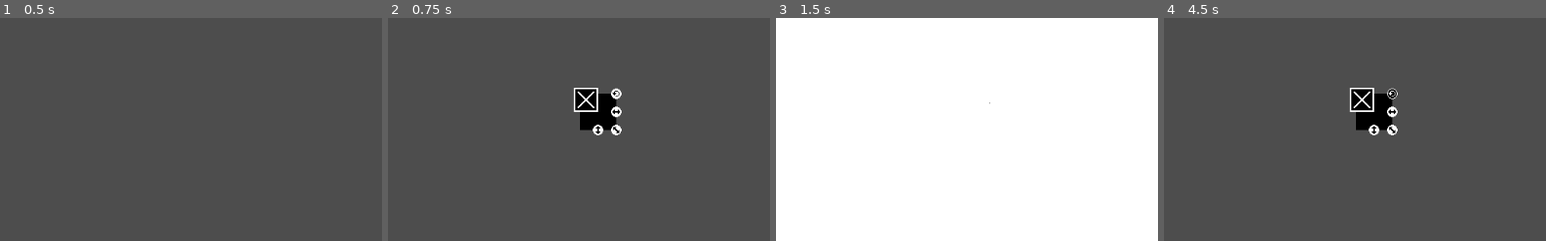
Above: before the commit, frames 1-4 (left to right).
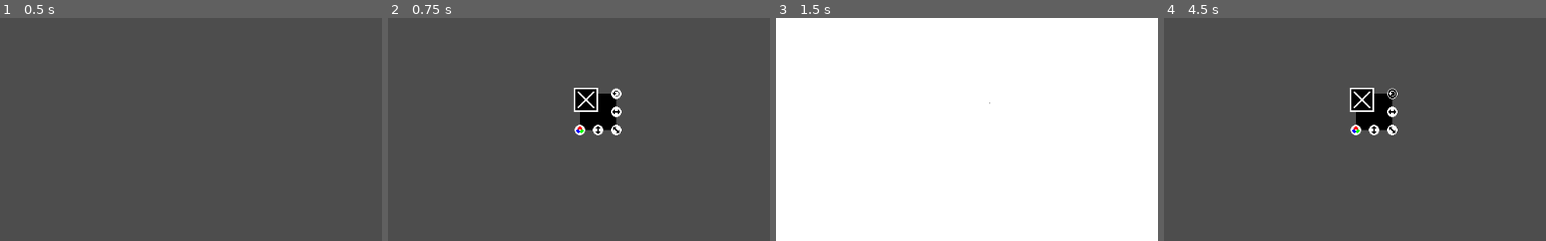
Above: after the commit, the same moments.

Repository: Anomasie/Fractals
Game: Godot game, scene res://scenes/GUI.tscn
Two runs of this game, one before a commit and one after it. Both use one fixed random seed, a clock stepped at 60 frames per second and the inputs below.
Inputs (mouse positions are % of the whole screen's width and height, from its top left):
- Up to frame 1 (0.5 s): no input
- Up to frame 2 (0.75 s): click "Hinzufügen" at 0.5 s
- Up to frame 3 (1.5 s): click "Ergebnis" at 1.25 s
- Up to frame 4 (4.5 s): click "Mehr Punkte" at 2 s; click "Zurück" at 2.75 s; click (54, 29) at 3.5 s; click (56, 25) at 4.25 s
The pictures show only the part of the screen within x 26-76%, y 8-58%; the shares and areas given below are measured in that part.

Frame 1 is identical in both runs. In frame 2, 0.1% of the frame differs, in the area x 48-52%, y 47-53%; in frame 3, nothing differs; in frame 4, 0.1%.

Commit message:
color interpolation

Diff:
--- a/scenes/Playground.gd
+++ b/scenes/Playground.gd
@@ -6,6 +6,7 @@
 	var Instance = Rect.instantiate()
 	Instance.position = pos - Vector2(64,64)/2
 	Instance.close_me.connect(close.bind(Instance))
+	Instance.color_me.connect(color.bind(Instance))
 	self.add_child(Instance)
 
 func close_all():
@@ -14,6 +15,9 @@
 
 func close(MyRect):
 	MyRect.queue_free()
+
+func color(MyRect):
+	get_parent().color(MyRect)
 
 func get_ifs(origin):
 	var ifs = IFS.new()
@@ -29,5 +33,6 @@
 			child.Rect.size.y / Global.LOUPE.y
 		)
 		contraction.rotation = child.rotation
+		contraction.color = child.Rect.self_modulate
 		ifs.systems.append(contraction)
 	return ifs
--- a/scenes/PlaygroundUI.gd
+++ b/scenes/PlaygroundUI.gd
@@ -3,6 +3,7 @@
 @onready var Playground = $Playground
 @onready var BlueTexture = $Center/Center/BlueTexture
 @onready var ColorBar = $Left/Lines/ColorBar
+@onready var ColorBarPicker = $Left/Lines/ColorBar/ColorPicker
 @onready var ColorBarReadyButton = $Left/Lines/ColorBar/ReadyButton
 
 var rot = randi_range(0,360-1)
@@ -35,6 +36,7 @@
 func color(MyRect):
 	editing_color = true
 	rect_editing_color = MyRect
+	MyRect.Rect.self_modulate = ColorBarPicker.color
 	ColorBar.show()
 	await ColorBarReadyButton.pressed
 	editing_color = false
--- a/scenes/ResultUI.gd
+++ b/scenes/ResultUI.gd
@@ -22,13 +22,13 @@
 	var image = Result.get_texture().get_image()
 	# paint image
 	for entry in results:
-		entry = Vector2i(
-			entry.x * Global.LOUPE.x,
-			entry.y * Global.LOUPE.y
+		var real_position = Vector2i(
+			entry.position.x * Global.LOUPE.x,
+			entry.position.y * Global.LOUPE.y
 		)
-		if entry.x >= 0 and entry.x < Global.LOUPE.x:
-			if entry.y >= 0 and entry.y < Global.LOUPE.y:
-				image.set_pixel(entry.x, entry.y, Color.BLACK)
+		if real_position.x >= 0 and real_position.x < Global.LOUPE.x:
+			if real_position.y >= 0 and real_position.y < Global.LOUPE.y:
+				image.set_pixel(real_position.x, real_position.y, entry.color)
 	# set image
 	Result.set_texture(ImageTexture.create_from_image(image))
 
@@ -36,9 +36,7 @@
 	self.get_parent().show_playground()
 
 func _on_more_button_pressed():
-	paint(current_ifs.calculate_fractal(
-		Vector2( randf_range(0,1), randf_range(0,1) )# random start position
-	))
+	paint(current_ifs.calculate_fractal( point.new() ))
 
 func _on_save_button_pressed():
 	get_counter()
--- a/scripts/contraction.gd
+++ b/scripts/contraction.gd
@@ -3,9 +3,19 @@
 var translation = Vector2i.ZERO
 var contract = Vector2i(0.5,0.5)
 var rotation = 0
+var color = Color.BLACK
 
 func apply(p):
-	p = Vector2(p.x * contract.x, p.y * contract.y)
-	p = p.rotated(rotation)
-	p += translation
+	p = Vector2(p.x * contract.x, p.y * contract.y) # scale
+	p = p.rotated(rotation) # rotate
+	p += translation # translate
 	return p
+
+func mix(c):
+	c.r = linear(c.r, color.r)
+	c.g = linear(c.g, color.g)
+	c.b = linear(c.b, color.b)
+	return c
+
+func linear(a, b, lambda=0.5):
+	return lambda * a + (1 - lambda) * b
--- a/scripts/ifs.gd
+++ b/scripts/ifs.gd
@@ -5,8 +5,12 @@
 func random_walk(pos, length=1, distribution=[]):
 	if length > 0:
 		if len(distribution) == 0:
+			var fs = systems[ randi_range(0, len(systems)-1) ]
+			var result = point.new()
+			result.position = fs.apply(pos.position)
+			result.color = fs.mix(pos.color)
 			return random_walk(
-				systems[ randi_range(0, len(systems)-1) ].apply(pos),
+				result,
 				length - 1,
 				distribution
 			)
@@ -14,15 +18,18 @@
 			var random = randf_range(0, distribution[-1])
 			for i in len(distribution):
 				if random <= distribution[i]:
+					var result = point.new()
+					result.position = systems[ i ].apply(pos.position)
+					result.color = systems[ i ].mix(pos.color)
 					return random_walk(
-						systems[ i ].apply(pos),
+						result,
 						length - 1,
 						distribution
 					)
 	else:
 		return pos
 
-func calculate_fractal(start=Vector2(0.5,0.5), delay=10, points=10000):
+func calculate_fractal(start=point.new(), delay=10, points=10000):
 	var result = []
 	# check if system is empty
 	if len(systems) > 0:
--- /dev/null
+++ b/scripts/point.gd
@@ -0,0 +1,4 @@
+class_name point
+
+var color = Color.BLACK
+var position = Vector2( randf_range(0,1), randf_range(0,1) )
Binary file changed: assets/gui/buttons.aseprite
Binary file changed: assets/gui/buttons.png
